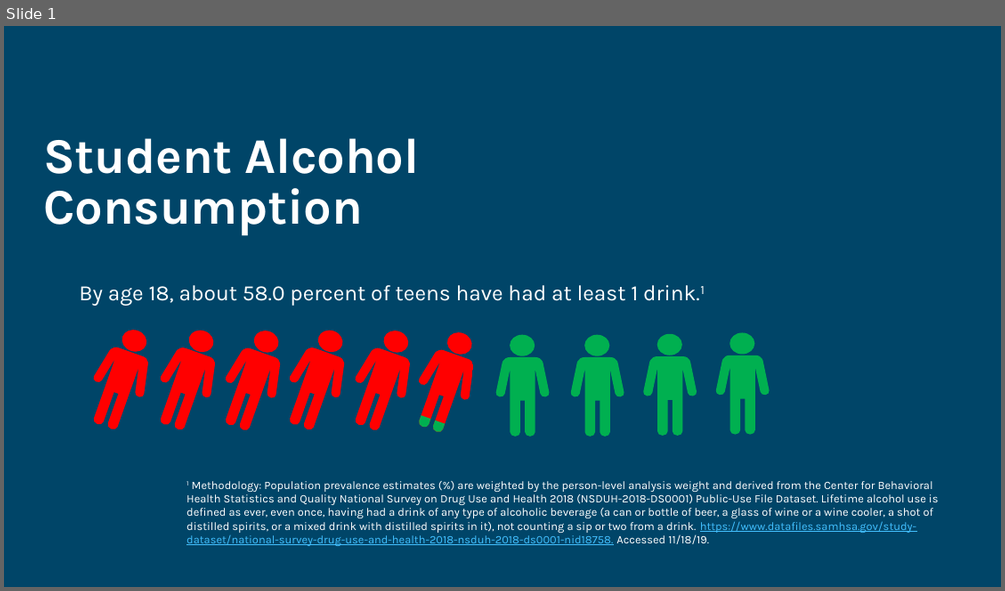
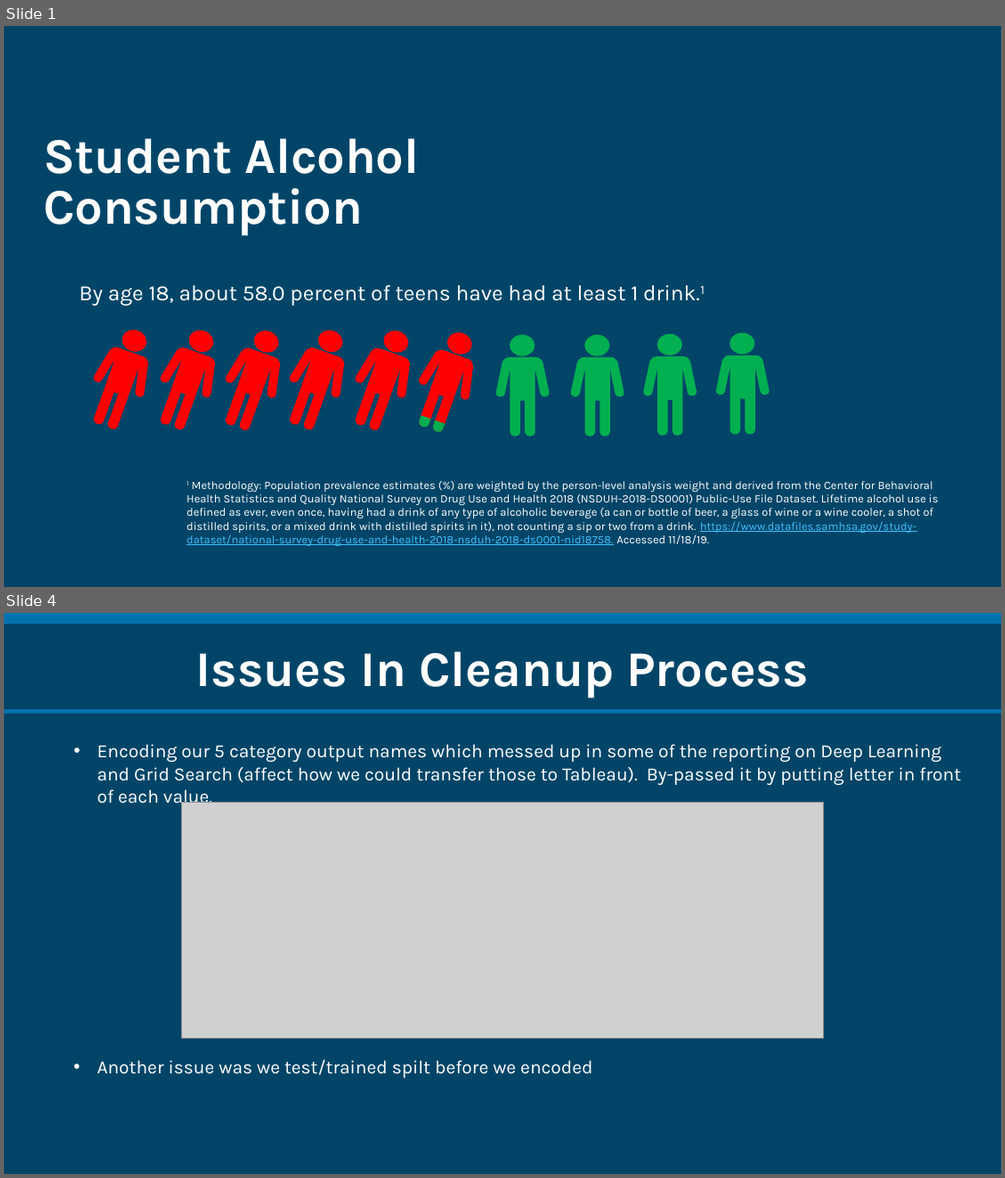
Before and after one commit to SamKraus/project3, a slide deck: Project3PP.pptx. Shown one above the other, each under a label of ours: slide 1 before the commit, slides 1 and 4 after it; the slides between them are not shown. The pictures are 1005x591 and 1005x1178 pixels, drawn with LibreOffice and Linux fonts; fonts in the diff are those of the drawing; grey boxes stand for pictures. Boxes give left, top, right and bottom in pixels: in the first picture for what was removed or moved away, otherwise in the second. Text is boxed around its words. In the diff, an @@ line names an element or a change of style, - is before the commit and + after.

```diff
--- a/Project3PP.pptx
+++ b/Project3PP.pptx
@@ slide 4 added at box(4, 613, 1001, 1174), background #004568; not listed: 1 template element that a slide beside it also shows @@
@@ rectangle added at box(4, 625, 1001, 709), fill #004568, 48 pt, text #FFFFFF, bold @@
+Issues In Cleanup Process
@@ text added at box(97, 744, 961, 808), 18 pt, text #FFFFFF @@
+• Encoding our 5 category output names which messed up in some of the reporting on Deep Learning and Grid Search (affect how we could transfer those to Tableau). By-passed it by putting letter in front of each value.
@@ picture added at box(181, 803, 824, 1038) @@
@@ text added at box(97, 1059, 592, 1078), 18 pt, text #FFFFFF @@
+• Another issue was we test/trained spilt before we encoded
```
Also in this commit, not shown: 1 slide changed, 9 other slides added, 10 slides removed.
